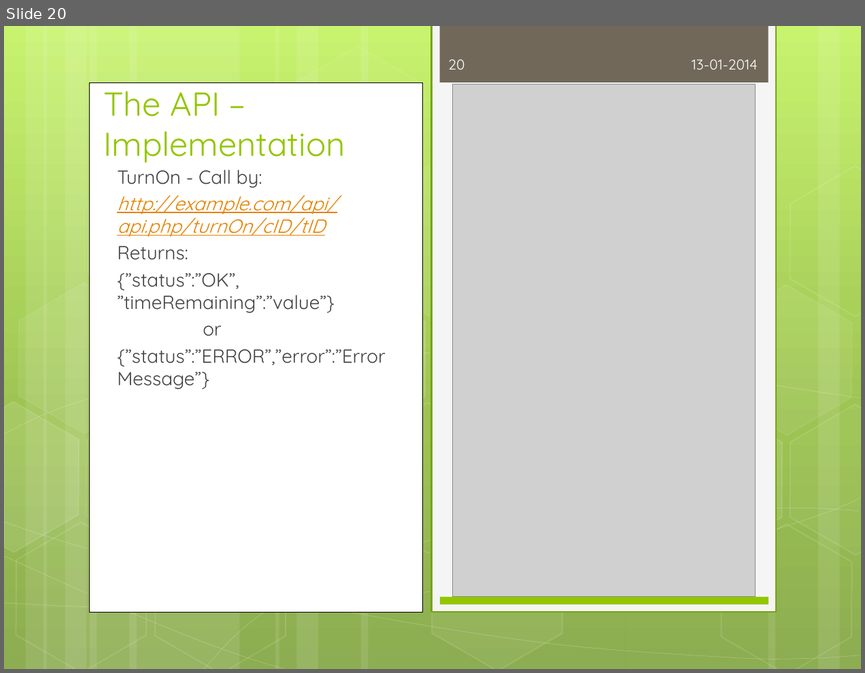
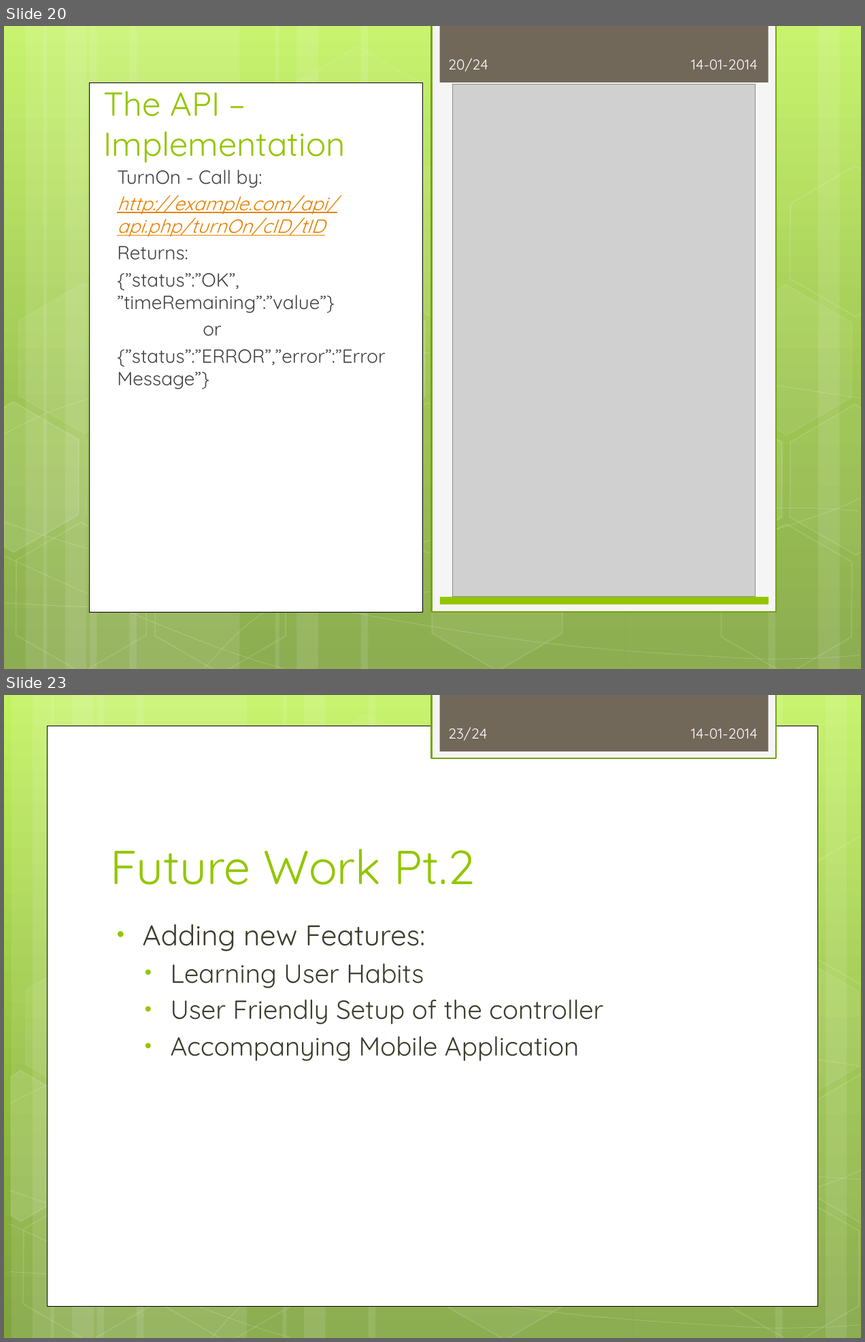
Before and after one commit to Zucka/MOM, a slide deck: other/All Slides.pptx. Shown one above the other, each under a label of ours: slide 20 before the commit, slides 20 and 23 after it; the slides between them are not shown. The pictures are 865x673 and 865x1342 pixels, drawn with LibreOffice and Linux fonts; fonts in the diff are those of the drawing; grey boxes stand for pictures. Boxes give left, top, right and bottom in pixels: in the first picture for what was removed or moved away, otherwise in the second. Text is boxed around its words. In the diff, an @@ line names an element or a change of style, - is before the commit and + after.

```diff
--- a/other/All Slides.pptx
+++ b/other/All Slides.pptx
@@ slide 23 added at (4, 695, 861, 1338), background gradient #C3F35F to #93BF3F to #81A53E; not listed: 1 template element that a slide beside it also shows @@
@@ rectangle added at (432, 695, 776, 758), fill #F5F5F5, outline #74A510 1.25 pt @@
@@ rectangle added at (47, 726, 818, 1305), fill #FFFFFF, outline #000000 0.5 pt @@
@@ page number added at (448, 727, 487, 741), 12 pt, text #FEFEFE @@
+23/24
@@ text added at (691, 728, 757, 739), 12 pt, text #FEFEFE @@
+14-01-2014
@@ group added at (4, 695, 861, 1338): 12 rectangles, 8 freeform shapes, 8 hexagons @@
@@ title added at (110, 849, 475, 885), 40 pt, text #94C600 @@
+Future Work Pt.2
@@ text added at (143, 924, 603, 1061), 22 pt, text #3E3D2D @@
+• Adding new Features:
+  • Learning User Habits
+  • User Friendly Setup of the controller
+  • Accompanying Mobile Application
@@ slide 20 changed as well @@
@@ page number at (448, 58, 488, 72): text changed @@
-20
+20/24
@@ text at (691, 59, 757, 70): text changed @@
-13-01-2014
+14-01-2014
```
Also in this commit, not shown: 21 other slides changed, 1 other slide added.
